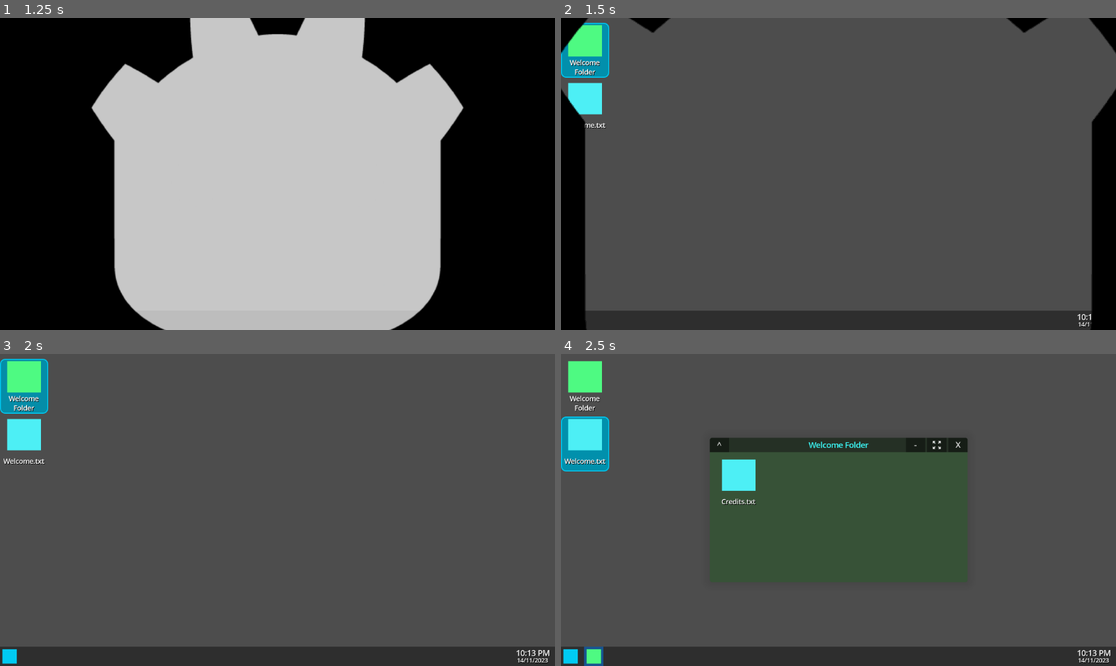
Above: before the commit, frames 1-4 (two rows, left to right).
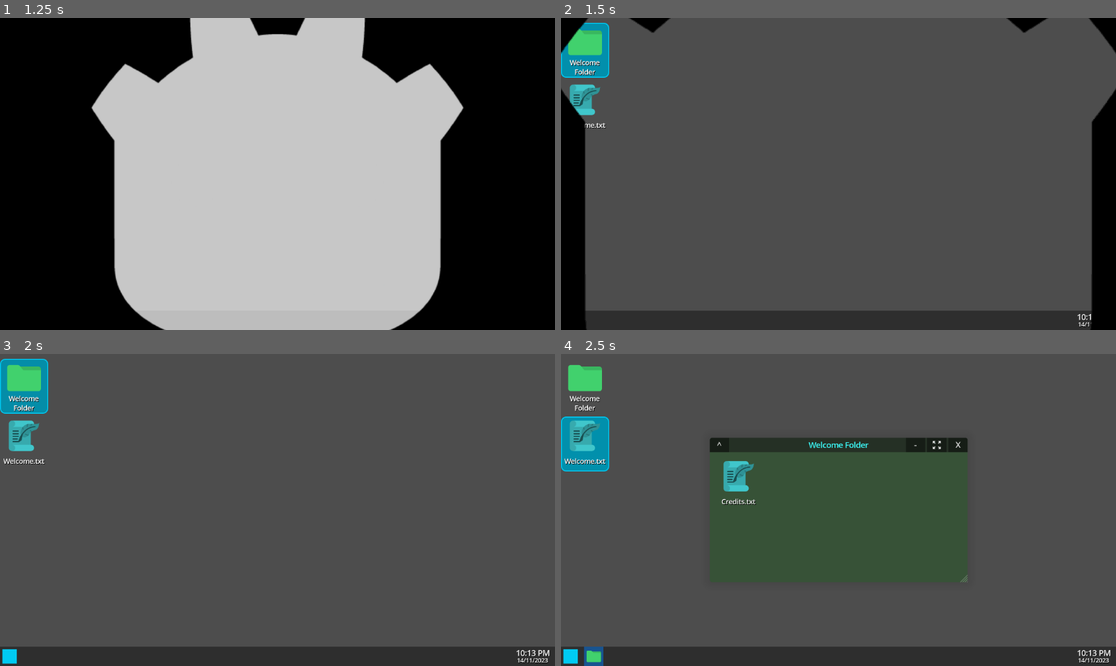
Above: after the commit, the same moments.

Repository: popcar2/GodotOS
Game: Godot game, scene res://Scenes/Main/MainScene.tscn
The game is run twice, just before and just after one commit, with the same random seed, the same clock (stepped at 60 frames per second) and the same inputs.
Inputs (mouse positions are in pixels of both pictures, inside the frame that each line leads up to):
- Up to frame 1 (1.25 s): tap Enter (ui_accept) at 0.5 s; drag from (277, 164) to (333, 105) at 0.52 s
- Up to frame 2 (1.5 s): drag from (583, 49) to (810, 236) at 1.27 s
- Up to frame 3 (2 s): no input
- Up to frame 4 (2.5 s): tap Enter (ui_accept) at 2 s; move the mouse to (583, 444) at 2.02 s; hold A (move_left) from 2.03 s (still down); hold Delete (delete) from 2.03 s (still down); click (583, 444) at 2.17 s

Frame 1 is identical in both runs. In frame 2, 1.1% of the frame differs, in the area x 1-8%, y 2-32%; in frame 3, 1.3%; in frame 4, 2.0%, in the area x 1-74%, y 2-100%.

Commit message:
Add (WIP) folder icons, corner handle for windows

Diff:
--- a/Scenes/Desktop/desktop_folder.gd
+++ b/Scenes/Desktop/desktop_folder.gd
@@ -6,7 +6,7 @@
 
 const FOLDER_COLOR: Color = Color("4efa82")
 const TEXT_FILE_COLOR: Color = Color("4deff5")
-const IMAGE_COLOR: Color = Color("ffed4c")
+const IMAGE_COLOR: Color = Color("f9ee13")
 
 var folder_name: String
 var folder_path: String # Relative to user://files/
@@ -20,10 +20,13 @@
 
 	if file_type == file_type_enum.FOLDER:
 		$Folder/TextureRect.modulate = FOLDER_COLOR
+		$Folder/TextureRect.texture = load("res://Art/Folder Icons/folder.png")
 	elif file_type == file_type_enum.TEXT_FILE:
 		$Folder/TextureRect.modulate = TEXT_FILE_COLOR
+		$Folder/TextureRect.texture = load("res://Art/Folder Icons/text_file.png")
 	elif file_type == file_type_enum.IMAGE:
 		$Folder/TextureRect.modulate = IMAGE_COLOR
+		$Folder/TextureRect.texture = load("res://Art/Folder Icons/image.png")
 
 func _input(event: InputEvent):
 	if event is InputEventMouseButton and event.is_pressed():
@@ -121,6 +124,8 @@
 	elif file_type == file_type_enum.IMAGE:
 		taskbar_button.active_color = IMAGE_COLOR
 
+	taskbar_button.get_node("TextureMargin/TextureRect").texture = $"Folder/TextureRect".texture
+
 	get_tree().get_first_node_in_group("taskbar_buttons").add_child(taskbar_button)
 
 func delete_file():
--- a/Scenes/Desktop/folder.tscn
+++ b/Scenes/Desktop/folder.tscn
@@ -1,6 +1,7 @@
 [gd_scene load_steps=8 format=3 uid="uid://dci6t0fj42xpv"]
 
 [ext_resource type="Script" path="res://Scenes/Desktop/desktop_folder.gd" id="1_44lov"]
+[ext_resource type="Texture2D" uid="uid://cjve37ywrq6qo" path="res://Art/Folder Icons/folder.png" id="2_8hyqf"]
 [ext_resource type="Script" path="res://Scenes/Desktop/folder_title_edit.gd" id="2_aux0e"]
 
 [sub_resource type="StyleBoxFlat" id="StyleBoxFlat_fr400"]
@@ -21,8 +22,6 @@
 corner_radius_top_right = 10
 corner_radius_bottom_right = 10
 corner_radius_bottom_left = 10
-
-[sub_resource type="CanvasTexture" id="CanvasTexture_nljri"]
 
 [sub_resource type="StyleBoxFlat" id="StyleBoxFlat_1hkig"]
 bg_color = Color(0, 0, 0, 0.784314)
@@ -74,7 +73,8 @@
 modulate = Color(0.305882, 0.980392, 0.509804, 1)
 layout_mode = 2
 mouse_filter = 2
-texture = SubResource("CanvasTexture_nljri")
+texture = ExtResource("2_8hyqf")
+expand_mode = 4
 
 [node name="Double Click" type="Timer" parent="."]
 wait_time = 0.3
--- a/Scenes/Taskbar/taskbar_button.tscn
+++ b/Scenes/Taskbar/taskbar_button.tscn
@@ -50,6 +50,7 @@
 layout_mode = 2
 mouse_filter = 2
 texture = SubResource("CanvasTexture_s4q16")
+expand_mode = 2
 
 [connection signal="mouse_entered" from="." to="." method="_on_mouse_entered"]
 [connection signal="mouse_exited" from="." to="." method="_on_mouse_exited"]
--- a/Scenes/Window/Window.tscn
+++ b/Scenes/Window/Window.tscn
@@ -1,8 +1,9 @@
-[gd_scene load_steps=12 format=3 uid="uid://cojrqff5vocjv"]
+[gd_scene load_steps=13 format=3 uid="uid://cojrqff5vocjv"]
 
 [ext_resource type="Script" path="res://Scenes/Window/window.gd" id="1_c3iwi"]
 [ext_resource type="Texture2D" uid="uid://1ockgc20p033" path="res://Art/Icons/expand.png" id="2_bcfhp"]
 [ext_resource type="Script" path="res://Scenes/Window/resize_drag_spot.gd" id="2_xymxc"]
+[ext_resource type="Texture2D" uid="uid://detscivjcbnpi" path="res://Art/Icons/corner-handle.png" id="4_qn6o7"]
 
 [sub_resource type="StyleBoxFlat" id="StyleBoxFlat_gwhiu"]
 bg_color = Color(0.2, 0.2, 0.2, 0.666667)
@@ -141,6 +142,23 @@
 mouse_default_cursor_shape = 12
 script = ExtResource("2_xymxc")
 
+[node name="CornerHandle" type="TextureRect" parent="."]
+modulate = Color(1, 1, 1, 0.25)
+layout_mode = 1
+anchors_preset = 3
+anchor_left = 1.0
+anchor_top = 1.0
+anchor_right = 1.0
+anchor_bottom = 1.0
+offset_left = -16.0
+offset_top = -16.0
+grow_horizontal = 0
+grow_vertical = 0
+mouse_filter = 2
+texture = ExtResource("4_qn6o7")
+expand_mode = 1
+stretch_mode = 4
+
 [connection signal="gui_input" from="Top Bar" to="." method="_on_top_bar_gui_input"]
 [connection signal="pressed" from="Top Bar/HBoxContainer/Minimize Button" to="." method="_on_minimize_button_pressed"]
 [connection signal="pressed" from="Top Bar/HBoxContainer/Maximize Button" to="." method="_on_maximize_button_pressed"]
Binary file added: Art/Folder Icons/folder.png
Not shown, added: Art/Folder Icons/folder.png.import
Binary file added: Art/Folder Icons/image.png
Not shown, added: Art/Folder Icons/image.png.import
Binary file added: Art/Folder Icons/text_file.png
Not shown, added: Art/Folder Icons/text_file.png.import
Binary file added: Art/Folder Icons/text_file2.png
Not shown, added: Art/Folder Icons/text_file2.png.import
Binary file added: Art/Icons/corner-handle.png
Not shown, added: Art/Icons/corner-handle.png.import
